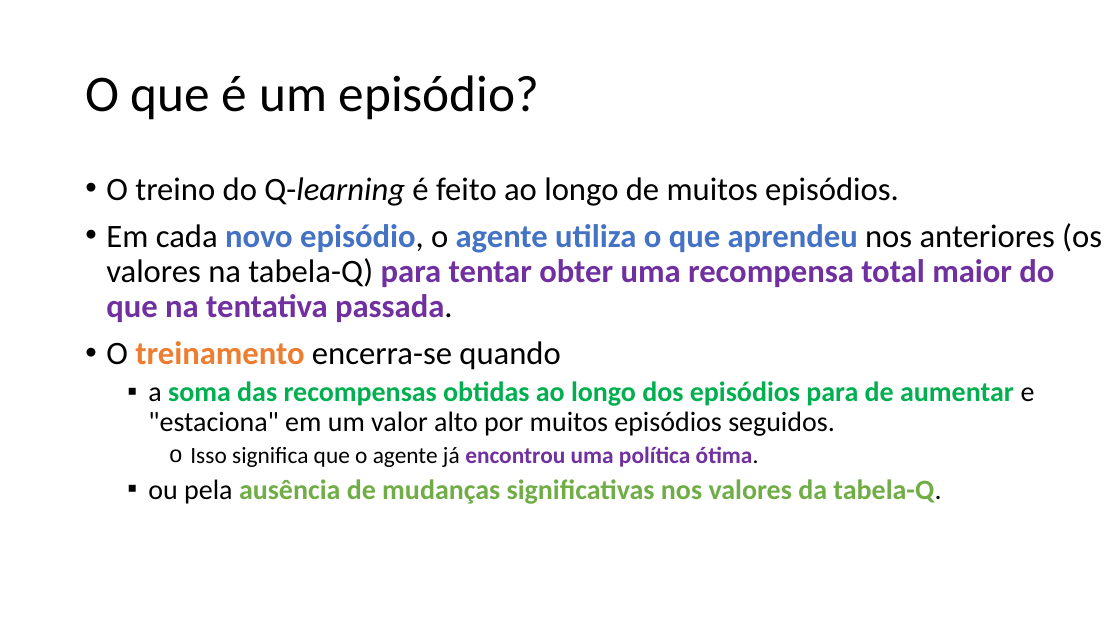
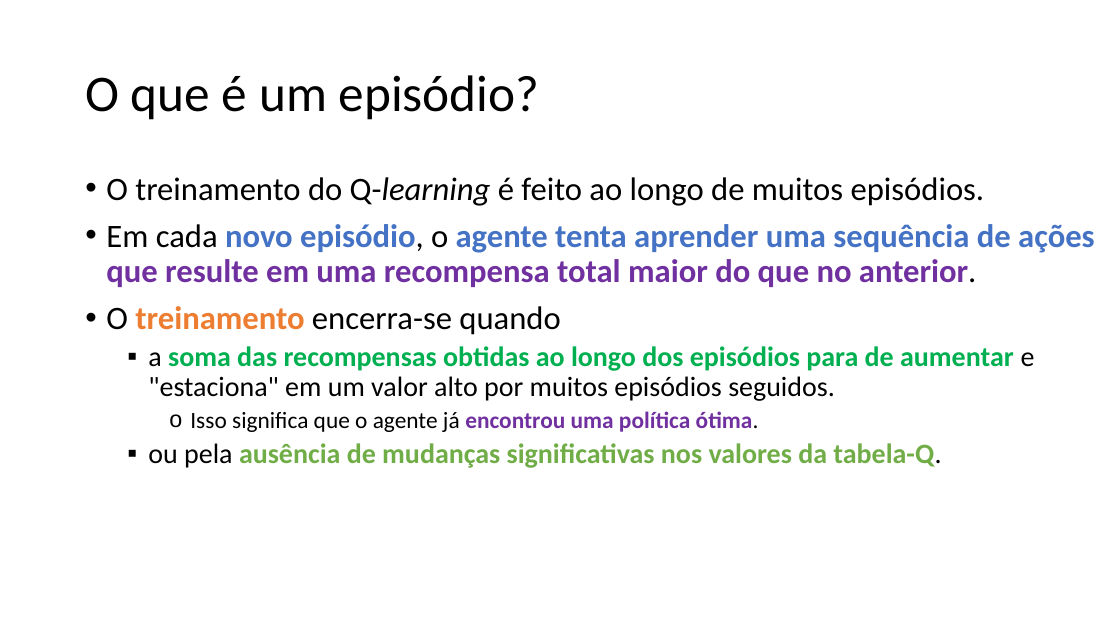
Before and after one commit to zz4fap/c24_inteligencia_artificial, a slide deck: slide 20 of slides/C24_Q_learning.pptx. Drawn at 1120x630 pixels with LibreOffice and Linux fonts; fonts in the diff are those of the drawing. Boxes give left, top, right and bottom in pixels: in the first picture for what was removed or moved away, otherwise in the second. Text is boxed around its words. In the diff, an @@ line names an element or a change of style, - is before the commit and + after.

Commit message:
update of slides

```diff
--- a/slides/C24_Q_learning.pptx
+++ b/slides/C24_Q_learning.pptx
@@ text at [106,177,1095,287]: text changed @@
-• O treino do Q-learning é feito ao longo de muitos episódios.
-• Em cada novo episódio, o agente utiliza o que aprendeu nos anteriores (os valores na tabela-Q) para tentar obter uma recompensa total maior do que na tentativa passada.
+• O treinamento do Q-learning é feito ao longo de muitos episódios.
+• Em cada novo episódio, o agente tenta aprender uma sequência de ações que resulte em uma recompensa total maior do que no anterior.
```
Also in this commit, not shown: 11 other slides changed, 1 other file.
